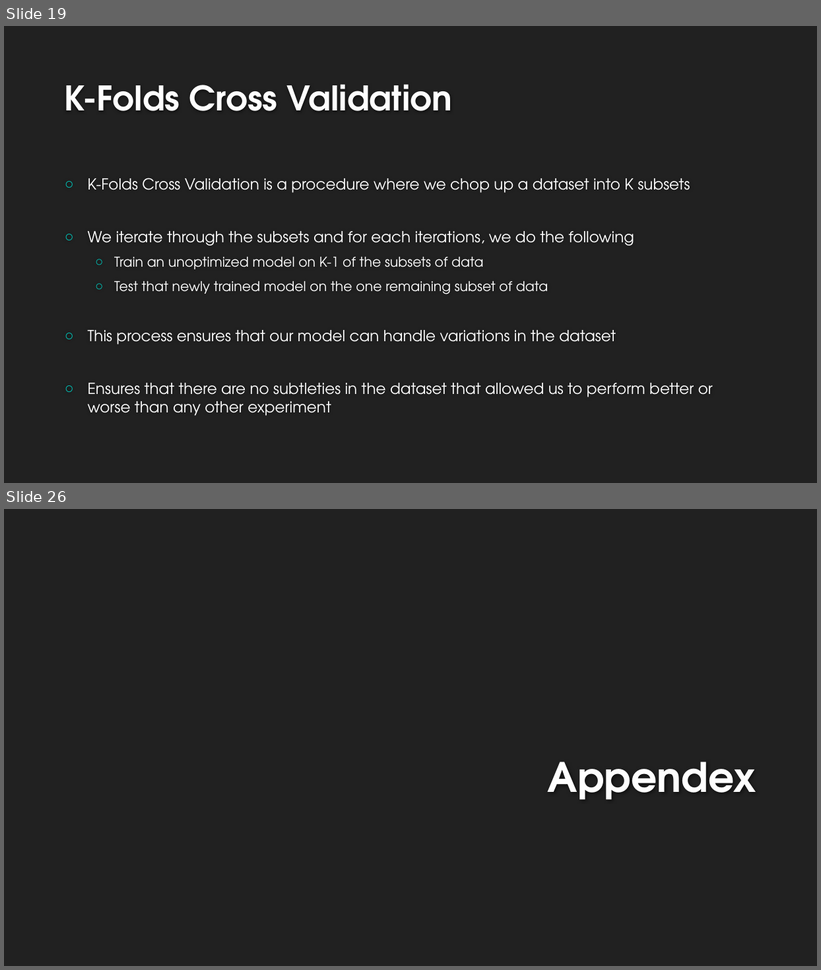
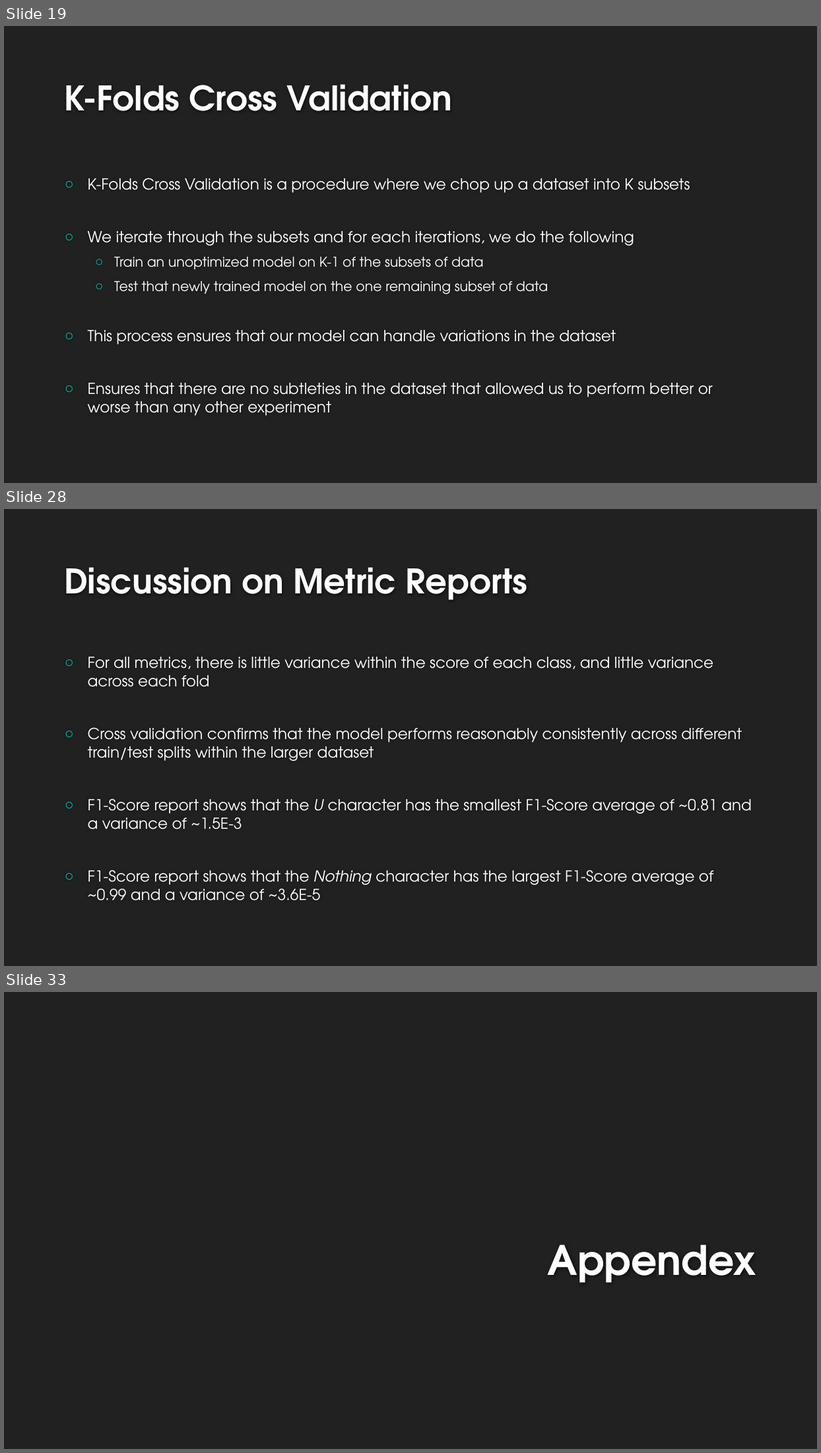
Before and after one commit to landonbuell/Buell-Masters-Project, a slide deck: milestones/BUELL_ENGR6970_Milestone04.pptx. Shown one above the other, each under a label of ours: slides 19 and 26 before the commit, slides 19, 28 and 33 after it; the slides between them are not shown. The pictures are 821x970 and 821x1453 pixels, drawn with LibreOffice and Linux fonts; fonts in the diff are those of the drawing; background and template pictures are left out. Boxes give left, top, right and bottom in pixels: in the first picture for what was removed or moved away, otherwise in the second. Text is boxed around its words. In the diff, an @@ line names an element or a change of style, - is before the commit and + after.

```diff
--- a/milestones/BUELL_ENGR6970_Milestone04.pptx
+++ b/milestones/BUELL_ENGR6970_Milestone04.pptx
@@ slide 28 added at [4, 509, 817, 966], background #212121 @@
@@ title added at [64, 567, 527, 600], 40 pt, text #FEFEFE, bold @@
+Discussion on Metric Reports
@@ text added at [88, 657, 752, 901], 18 pt, text #FFFFFF @@
+○ For all metrics, there is little variance within the score of each class, and little variance across each fold
+○ Cross validation confirms that the model performs reasonably consistently across different train/test splits within the larger dataset
+○ F1-Score report shows that the U character has the smallest F1-Score average of ~0.81 and a variance of ~1.5E-3
+○ F1-Score report shows that the Nothing character has the largest F1-Score average of ~0.99 and a variance of ~3.6E-5
@@ what was slide 26 is now slide 33 @@
```
Also in this commit, not shown: 9 slides changed, 5 other slides added, 1 slide removed, 3 other files.
